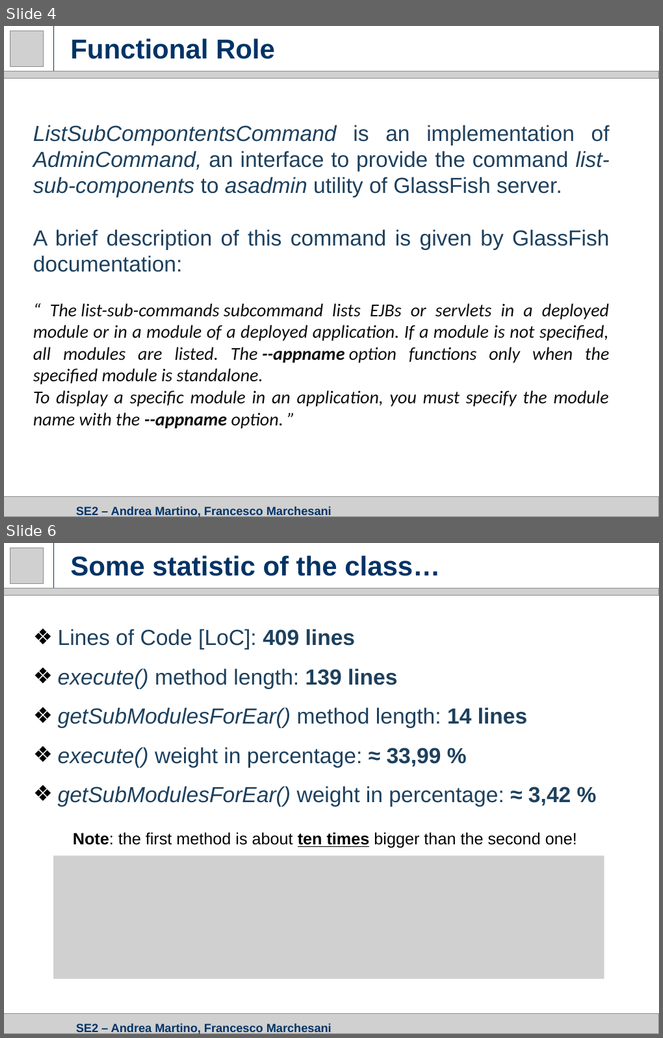
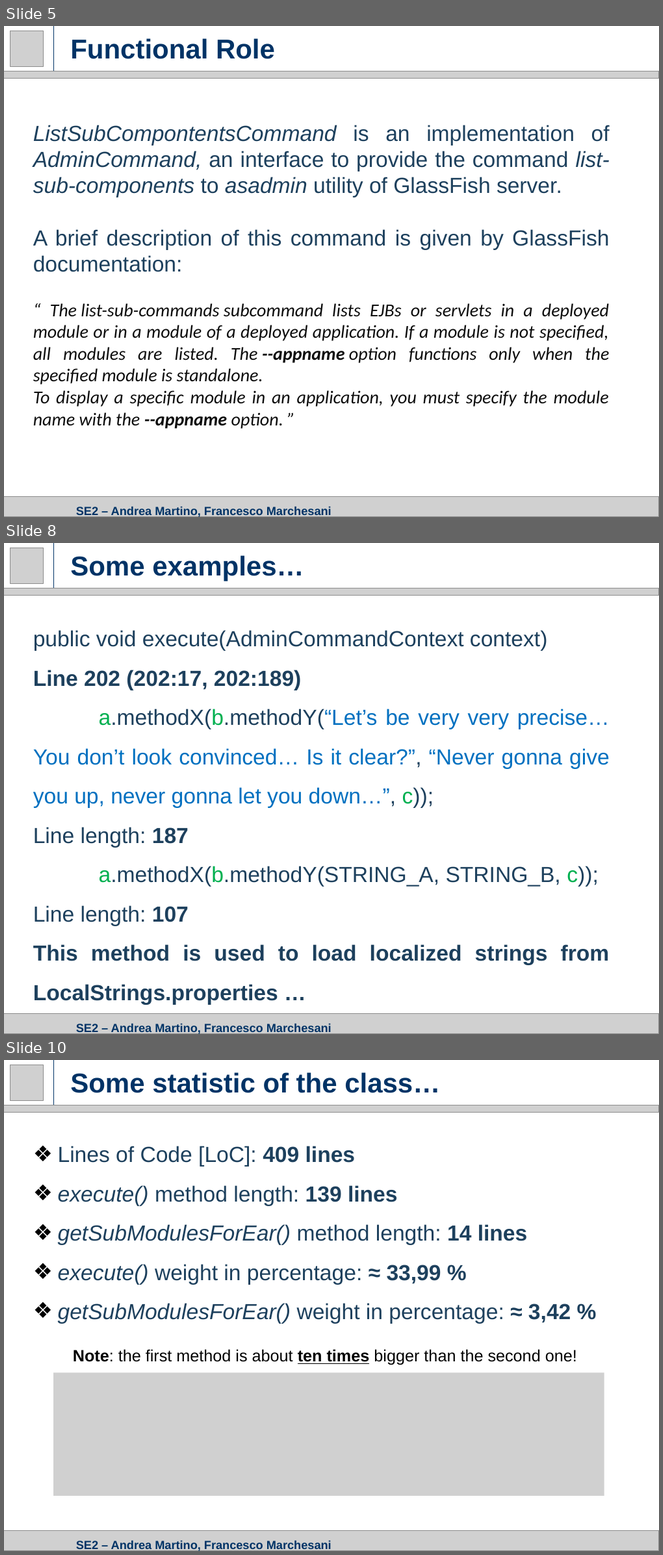
Before and after one commit to amandreamartino/se2-amfm, a slide deck: Presentations/3. CID Presentation.pptx. Shown one above the other, each under a label of ours: slides 4 and 6 before the commit, slides 5, 8 and 10 after it; the slides between them are not shown. The pictures are 663x1038 and 663x1555 pixels, drawn with LibreOffice and Linux fonts; fonts in the diff are those of the drawing; grey boxes stand for pictures. Boxes give left, top, right and bottom in pixels: in the first picture for what was removed or moved away, otherwise in the second. Text is boxed around its words. In the diff, an @@ line names an element or a change of style, - is before the commit and + after.

Commit message:
Presentation revised

```diff
--- a/Presentations/3. CID Presentation.pptx
+++ b/Presentations/3. CID Presentation.pptx
@@ slide 8 added at (4,543,659,1034), background #FFFFFF @@
@@ picture added at (10,548,43,583) @@
@@ line added from (54, 589) to (54, 543), #003366 0.75 pt @@
@@ title added at (70,555,304,581), 30 pt, text #003366, bold @@
+Some examples…
@@ picture added at (4,589,659,596) @@
@@ text added at (33,630,610,1005), 24 pt, text #1D405D @@
+public void execute(AdminCommandContext context)
+Line 202 (202:17, 202:189)
+a.methodX(b.methodY(“Let’s be very very precise… You don’t look convinced… Is it clear?”, “Never gonna give you up, never gonna let you down…”, c));
+Line length: 187
+a.methodX(b.methodY(STRING_A, STRING_B, c));
+Line length: 107
+This method is used to load localized strings from LocalStrings.properties …
@@ picture added at (4,1014,659,1034) @@
@@ title added at (76,1023,332,1034), 13 pt, text #003366, bold @@
+SE2 – Andrea Martino, Francesco Marchesani
@@ what was slide 4 is now slide 5 @@
@@ what was slide 6 is now slide 10 @@
```
Also in this commit, not shown: 3 other slides added.
